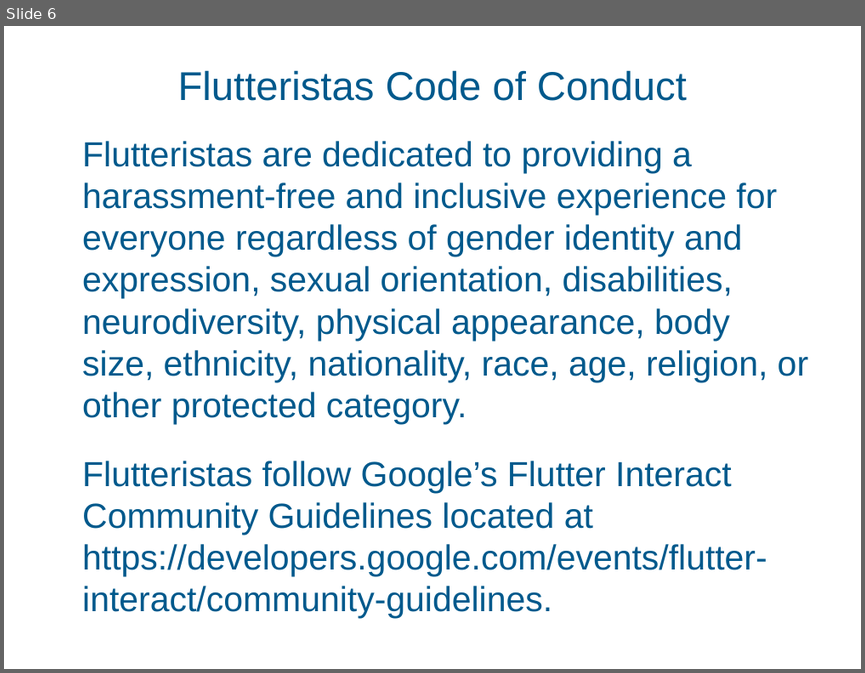
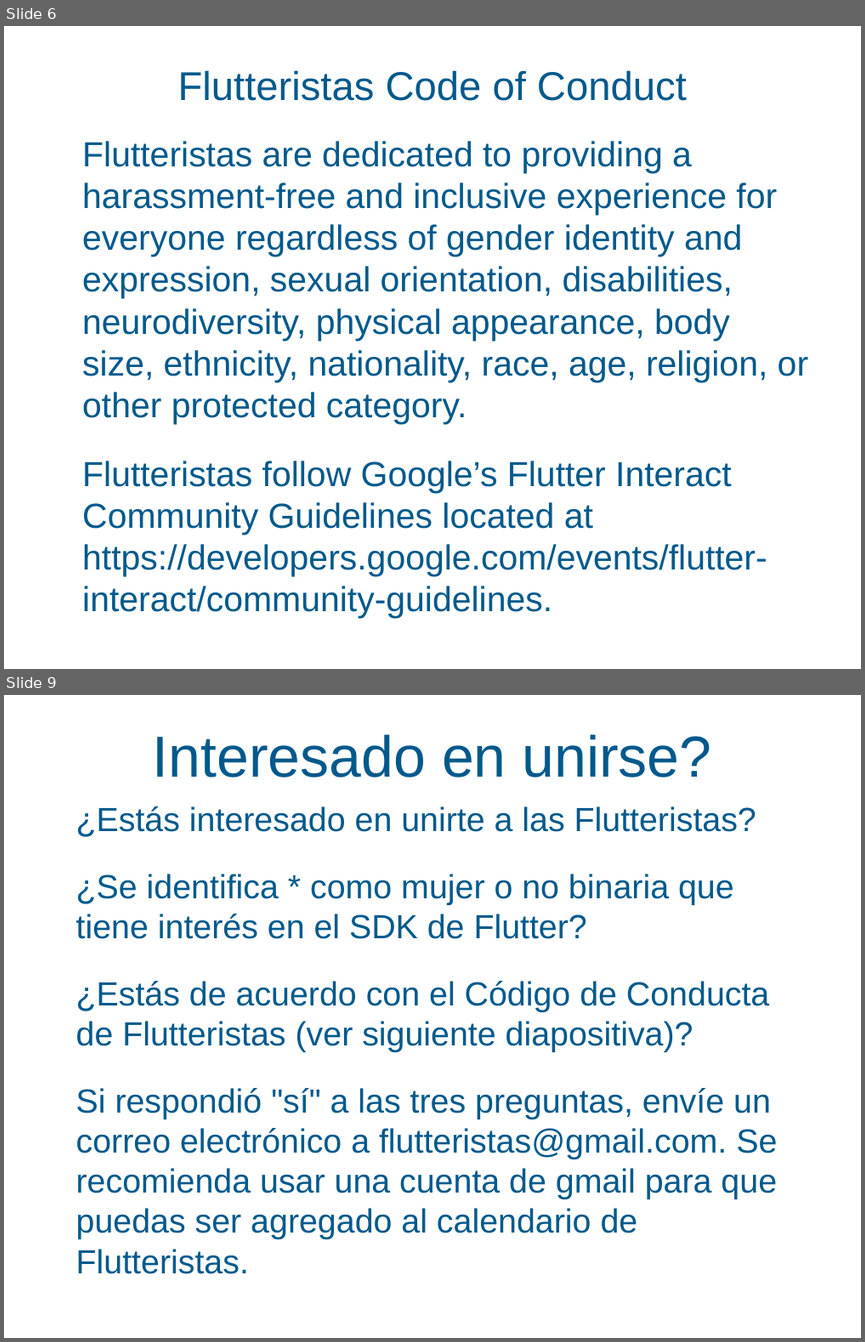
Before and after one commit to TheFlutteristas/presentations, a slide deck: Introduction_to_Flutteristas.pptx. Shown one above the other, each under a label of ours: slide 6 before the commit, slides 6 and 9 after it; the slides between them are not shown. The pictures are 865x673 and 865x1342 pixels, drawn with LibreOffice and Linux fonts; fonts in the diff are those of the drawing. Boxes give left, top, right and bottom in pixels: in the first picture for what was removed or moved away, otherwise in the second. Text is boxed around its words. In the diff, an @@ line names an element or a change of style, - is before the commit and + after.

```diff
--- a/Introduction_to_Flutteristas.pptx
+++ b/Introduction_to_Flutteristas.pptx
@@ slide 9 added at box(4, 695, 861, 1338), background #FFFFFF @@
@@ title added at box(153, 734, 712, 777), 69.1 pt, text #00598B @@
+Interesado en unirse?
@@ text added at box(76, 806, 777, 1274), 40 pt, text #00598B @@
+• ¿Estás interesado en unirte a las Flutteristas?
+• ¿Se identifica * como mujer o no binaria que tiene interés en el SDK de Flutter?
+• ¿Estás de acuerdo con el Código de Conducta de Flutteristas (ver siguiente diapositiva)?
+• Si respondió "sí" a las tres preguntas, envíe un correo electrónico a flutteristas@gmail.com. Se recomienda usar una cuenta de gmail para que puedas ser agregado al calendario de Flutteristas.
```
Also in this commit, not shown: 5 other slides added, 1 other file.
